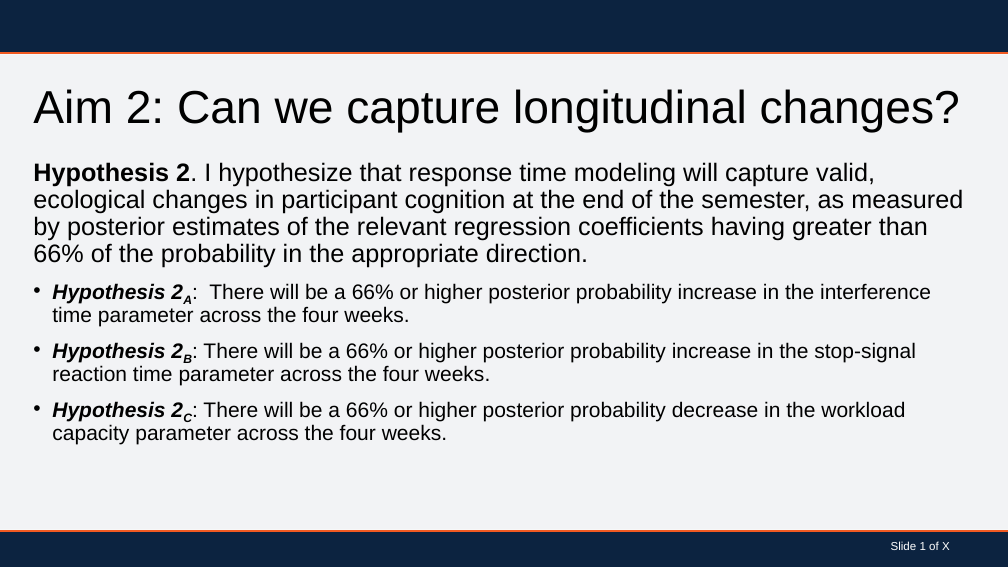
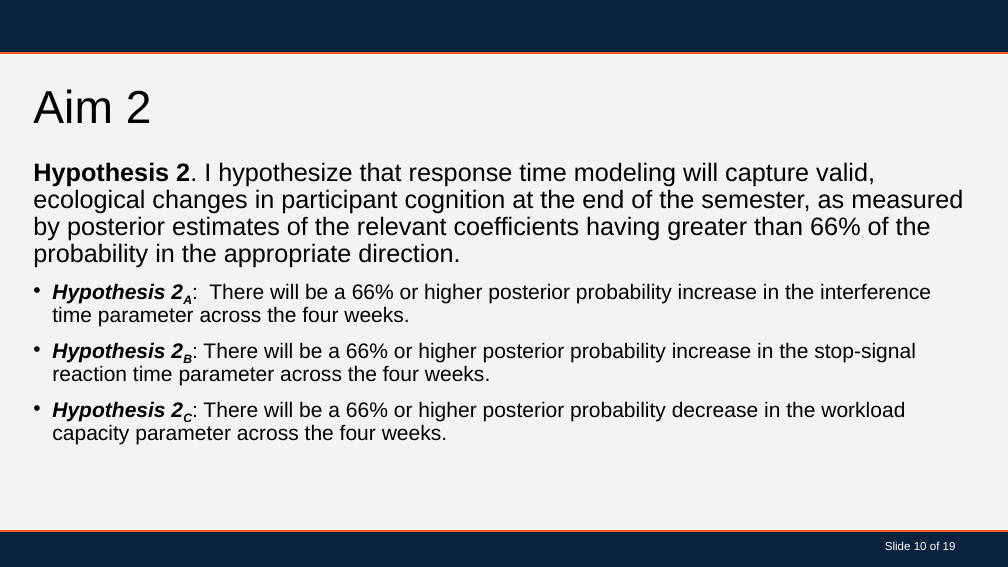
Before and after one commit to BLScheuler/Dissertation, a slide deck: slide 11 of Dissertation_PowerPoint.pptx (slide 10 before the commit). Drawn at 1008x567 pixels with LibreOffice and Linux fonts; fonts in the diff are those of the drawing; background and template pictures are left out. Boxes give left, top, right and bottom in pixels: in the first picture for what was removed or moved away, otherwise in the second. Text is boxed around its words. In the diff, an @@ line names an element or a change of style, - is before the commit and + after.

```diff
--- a/Dissertation_PowerPoint.pptx
+++ b/Dissertation_PowerPoint.pptx
@@ title at (x1=33, y1=89, x2=152, y2=123): text changed @@
-Aim 2: Can we capture longitudinal changes?
+Aim 2
@@ text at (x1=33, y1=162, x2=963, y2=268): text changed @@
-Hypothesis 2. I hypothesize that response time modeling will capture valid, ecological changes in participant cognition at the end of the semester, as measured by posterior estimates of the relevant regression coefficients having greater than 66% of the probability in the appropriate direction.
+Hypothesis 2. I hypothesize that response time modeling will capture valid, ecological changes in participant cognition at the end of the semester, as measured by posterior estimates of the relevant coefficients having greater than 66% of the probability in the appropriate direction.
@@ text at (x1=885, y1=541, x2=956, y2=550): text changed @@
-Slide 1 of X
+Slide 10 of 19
```
Also in this commit, not shown: 11 other slides changed, 7 slides added.
